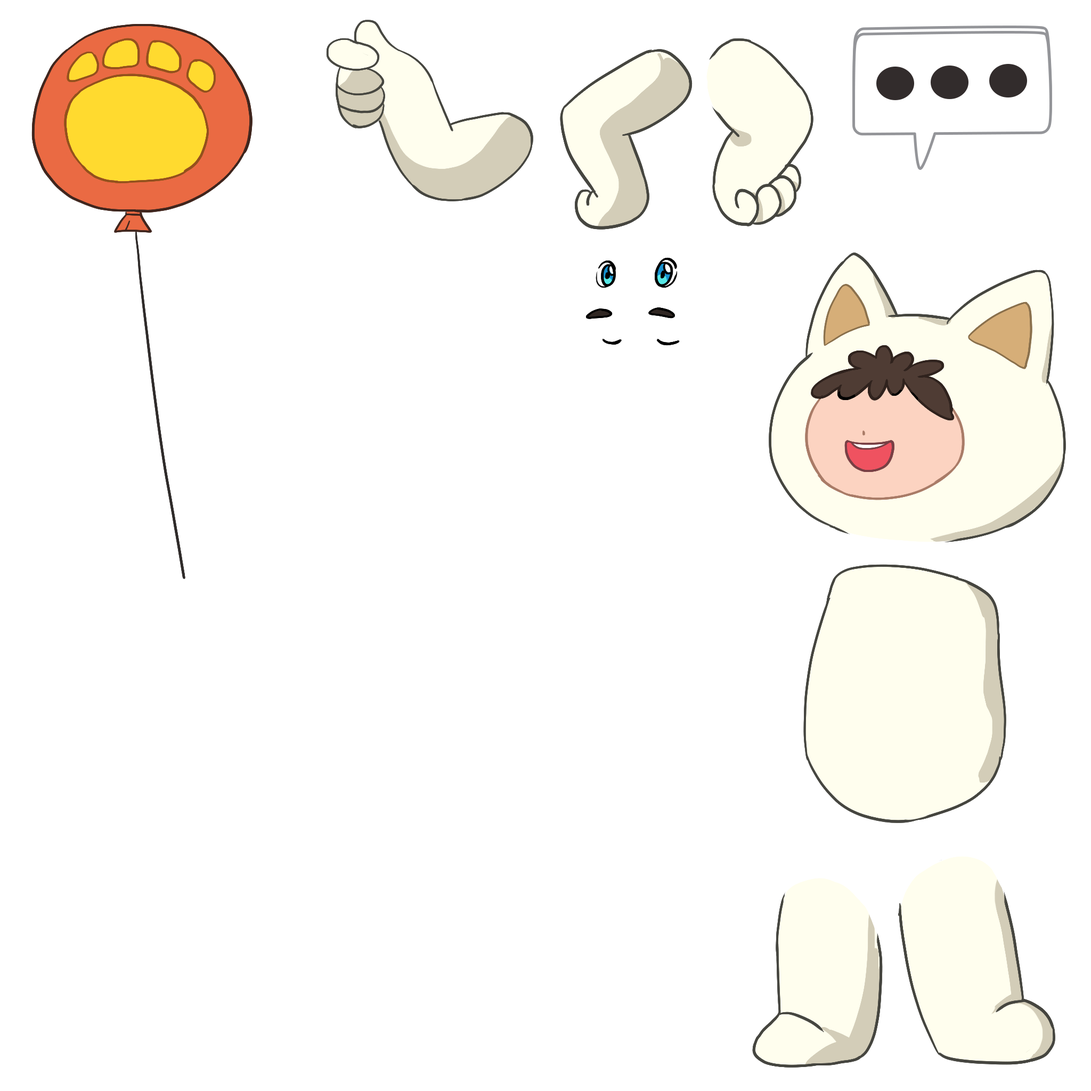
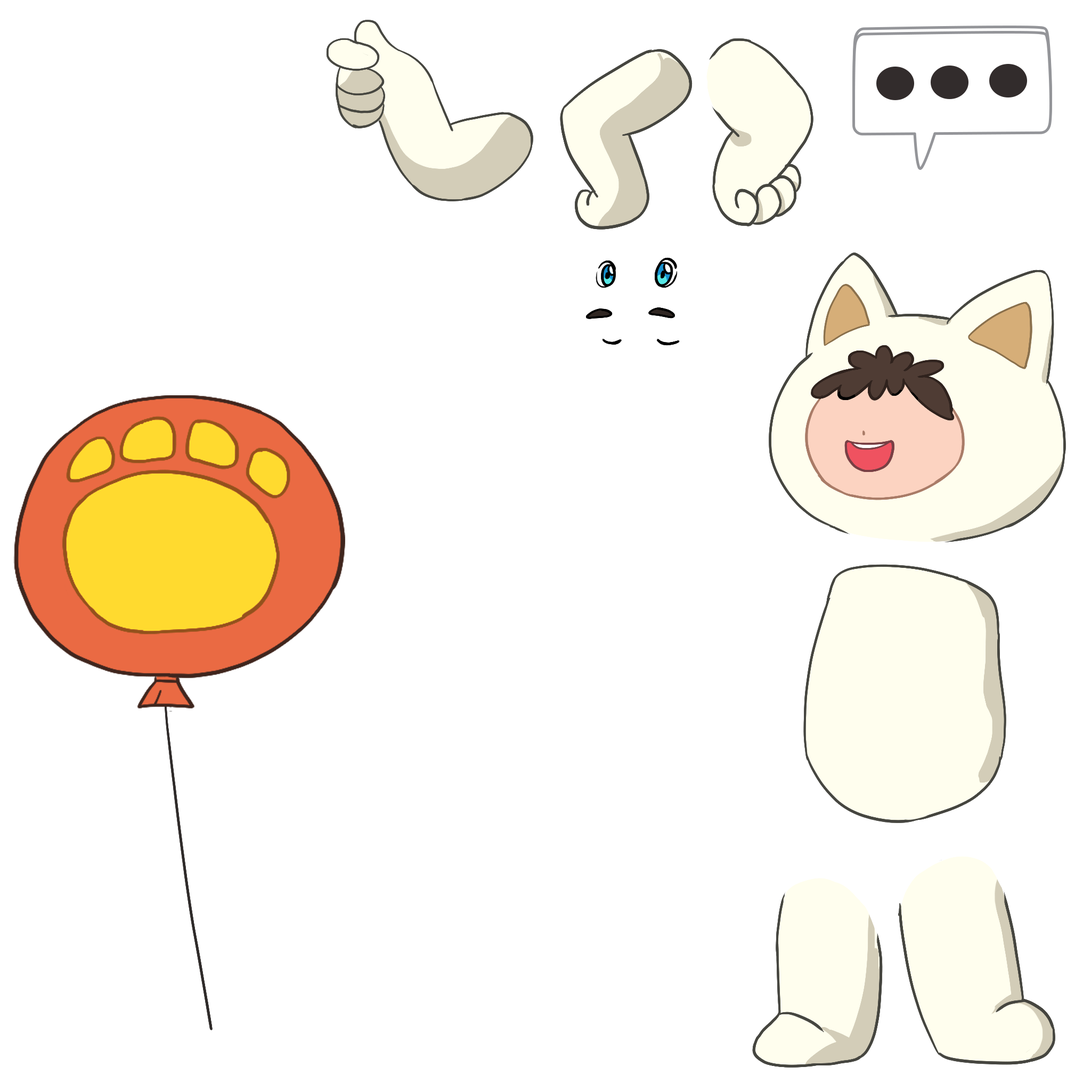
Before/after of a w=1091, h=1091 layered artwork. What changed in the layer stack:
added layer "Layer 59" above "Layer 57" over [13,395,346,713]
moved "Layer 57" above "Layer 58", painted on it over [14,25,344,708]
painted on "Layer 58" over [31,23,253,1031]
